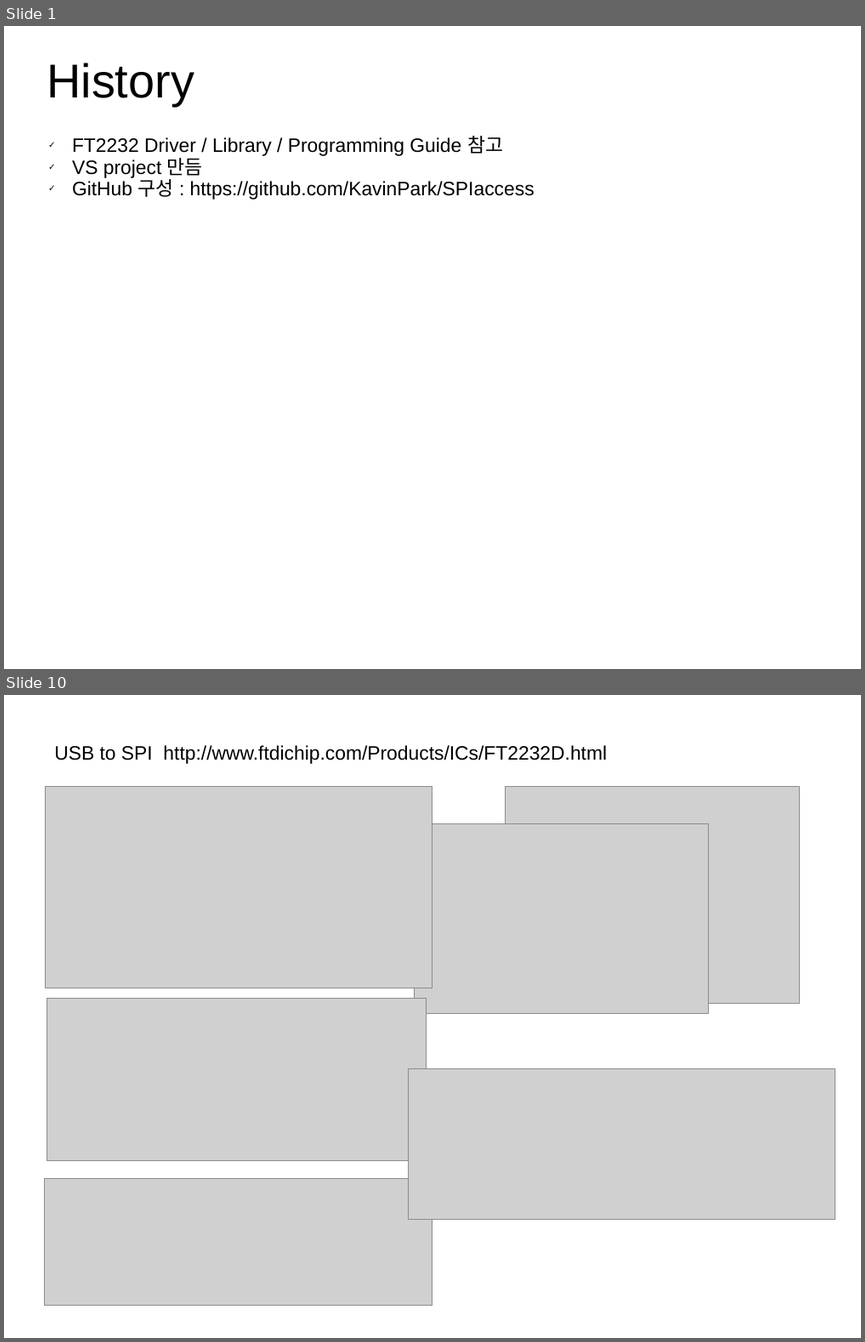
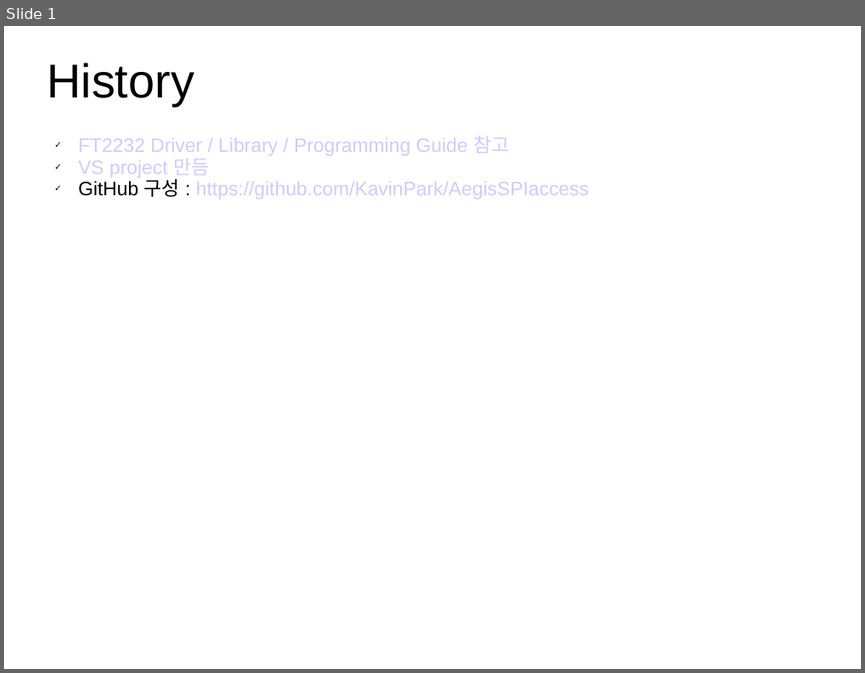
Before and after one commit to KavinPark/AegisSPIaccess, a slide deck: AegisSPI.ppt. Shown one above the other, each under a label of ours: slides 1 and 10 before the commit, slide 1 after it; the slides between them are not shown. The pictures are 865x1342 and 865x673 pixels, drawn with LibreOffice and Linux fonts; fonts in the diff are those of the drawing; grey boxes stand for pictures. Boxes give left, top, right and bottom in pixels: in the first picture for what was removed or moved away, otherwise in the second. Text is boxed around its words. In the diff, an @@ line names an element or a change of style, - is before the commit and + after.

```diff
--- a/AegisSPI.ppt
+++ b/AegisSPI.ppt
@@ slide 10 removed at (4,695,861,1338), background #FFFFFF @@
@@ text removed at (54,745,607,764) @@
-USB to SPI http://www.ftdichip.com/Products/ICs/FT2232D.html
@@ picture removed at (45,787,433,988) @@
@@ picture removed at (506,787,800,1003) @@
@@ picture removed at (415,823,709,1013) @@
@@ picture removed at (46,998,426,1160) @@
@@ picture removed at (409,1068,836,1219) @@
@@ picture removed at (45,1179,432,1304) @@
@@ slide 1 changed as well @@
@@ text "FT2232 Driver / Library / ...": place and size @@
-text "FT2232 Driver / Library / ..." at (72,136,534,199)
+text "FT2232 Driver / Library / ..." at (78,136,589,199)
@@ text at (78,136,509,177): text colour #000000 to #CCCCFF in "FT2232 Driver / Library / Programming Guide ...", "VS project 만듬" @@
@@ text at (78,179,589,199): text changed; text colour #000000 to #CCCCFF @@
-✓ GitHub 구성 : https://github.com/KavinPark/SPIaccess
+✓ GitHub 구성 : https://github.com/KavinPark/AegisSPIaccess
```
Also in this commit, not shown: 1 slide added, 9 other slides removed.
